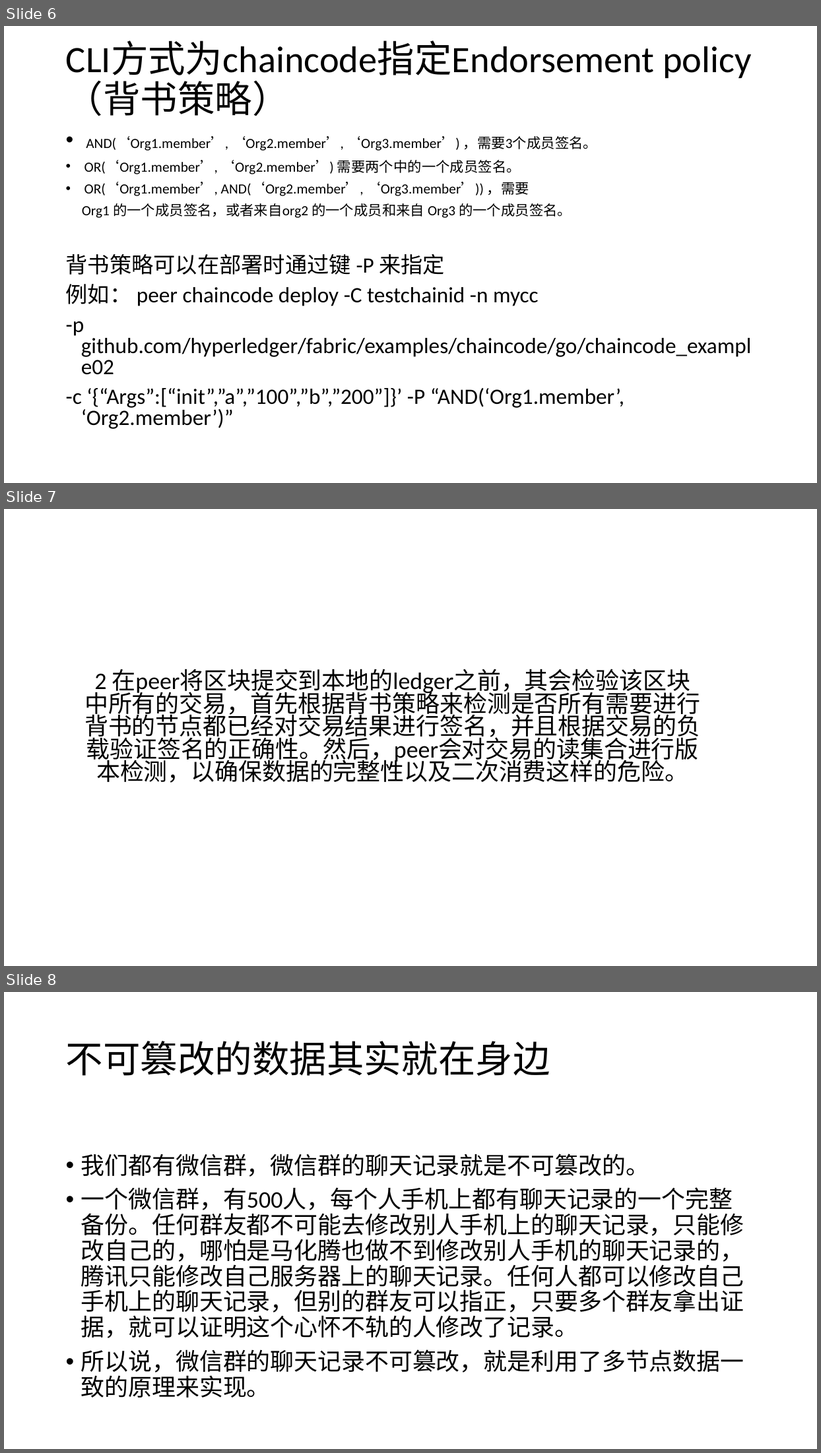
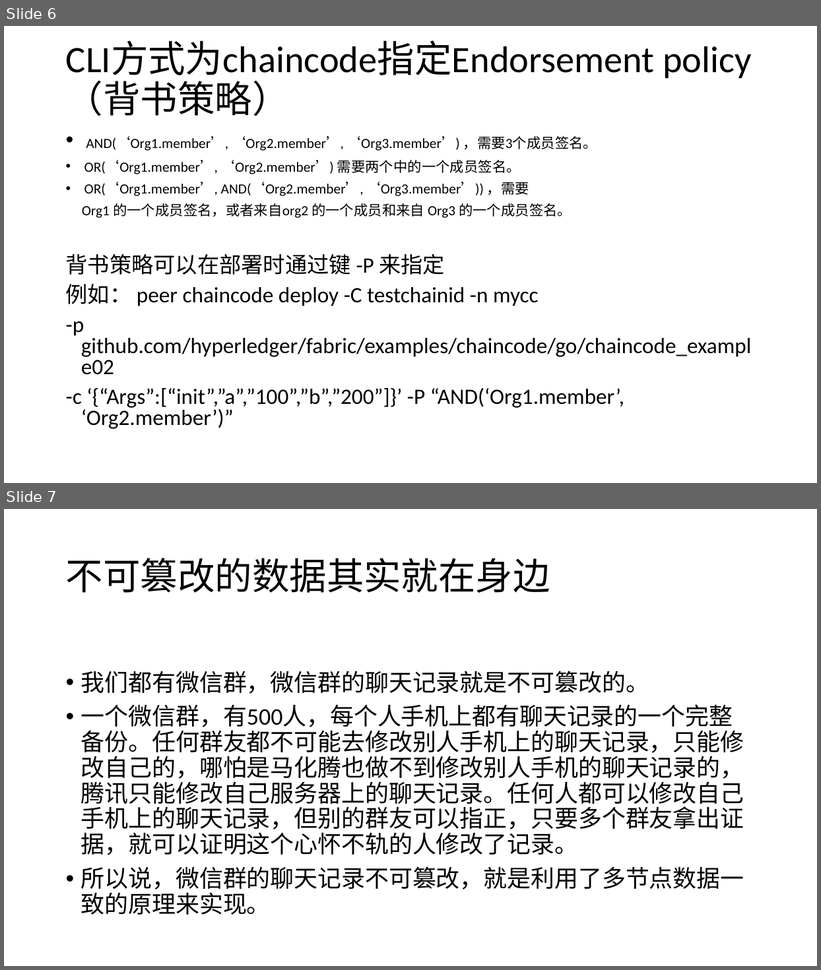
Before and after one commit to db1600800/fabric, a slide deck: 区块链基础概念.ppt. Shown one above the other, each under a label of ours: slides 6, 7 and 8 before the commit, slides 6 and 7 after it. The pictures are 821x1453 and 821x970 pixels, drawn with LibreOffice and Linux fonts; fonts in the diff are those of the drawing. Boxes give left, top, right and bottom in pixels: in the first picture for what was removed or moved away, otherwise in the second. Text is boxed around its words. In the diff, an @@ line names an element or a change of style, - is before the commit and + after.

Commit message:
fd
df

```diff
--- a/区块链基础概念.ppt
+++ b/区块链基础概念.ppt
@@ slide 7 removed at box(4, 509, 817, 966), background #FFFFFF @@
@@ subtitle removed at box(85, 669, 700, 783) @@
-2 在peer将区块提交到本地的ledger之前，其会检验该区块中所有的交易，首先根据背书策略来检测是否所有需要进行背书的节点都已经对交易结果进行签名，并且根据交易的负载验证签名的正确性。然后，peer会对交易的读集合进行版本检测，以确保数据的完整性以及二次消费这样的危险。
@@ what was slide 8 is now slide 7 @@
```
